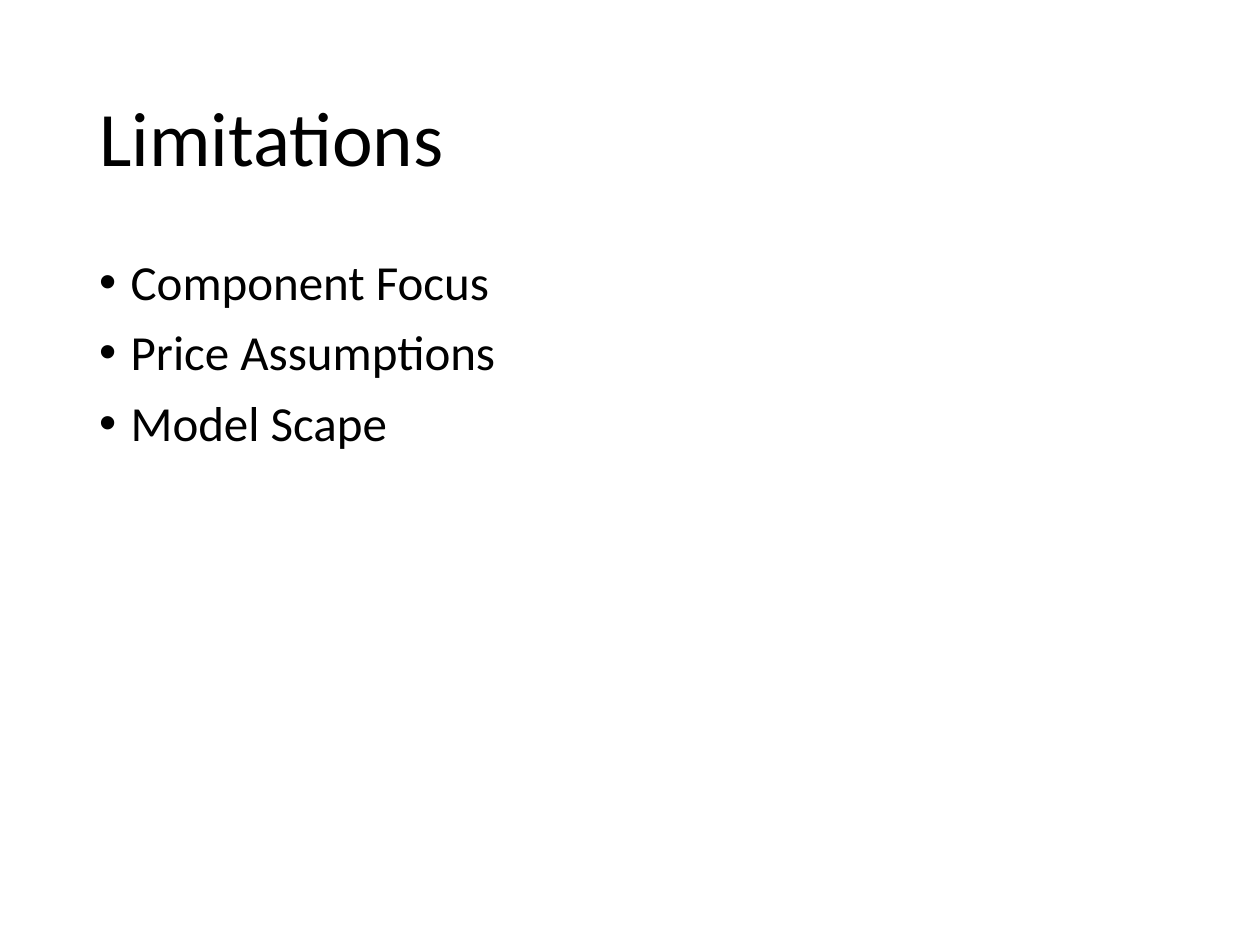
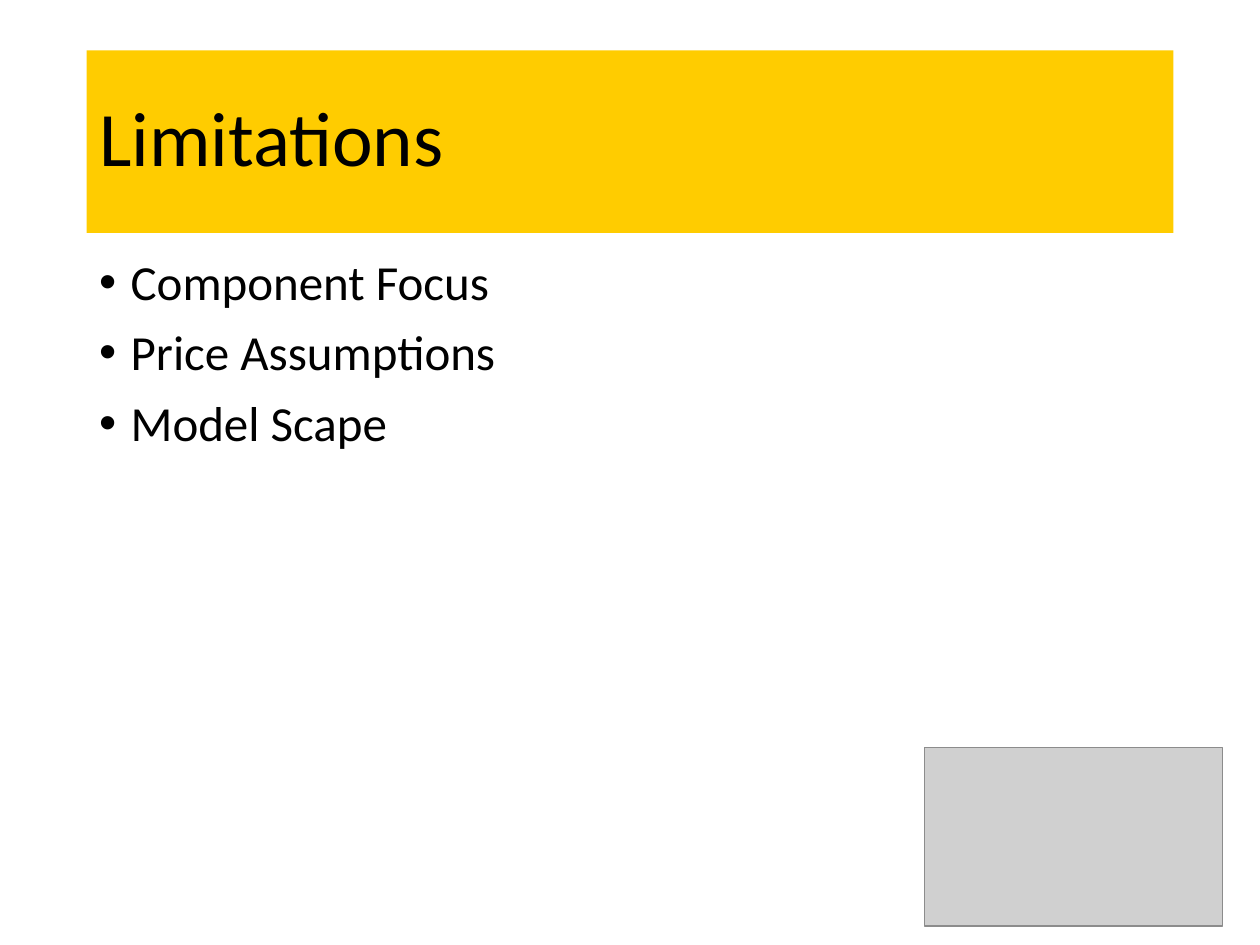
Before and after one commit to Scottielee33/thesis_2024_PC_LTE, a slide deck: slide 16 of final_presentation.pptx (slide 9 before the commit). Drawn at 1260x945 pixels with LibreOffice and Linux fonts; fonts in the diff are those of the drawing; grey boxes stand for pictures. Boxes give left, top, right and bottom in pixels: in the first picture for what was removed or moved away, otherwise in the second. Text is boxed around its words. In the diff, an @@ line names an element or a change of style, - is before the commit and + after.

```diff
--- a/final_presentation.pptx
+++ b/final_presentation.pptx
@@ title "Limitations": place and size @@
-title "Limitations" at [99, 112, 443, 167]
+title "Limitations" at [87, 50, 1173, 233]
@@ title "Limitations" at [87, 50, 1173, 233]: fill none to #FFCC00 @@
@@ picture added at [925, 747, 1222, 926] @@
```
Also in this commit, not shown: 7 other slides changed, 10 slides added, 3 slides removed.
